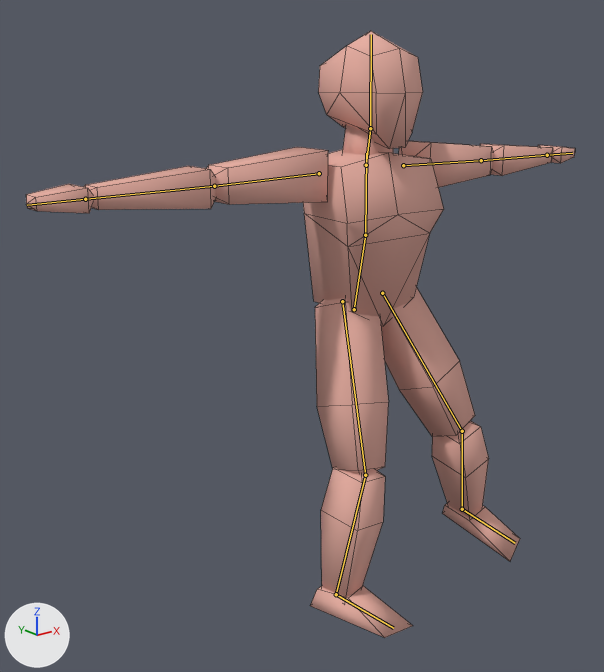
What one commit did to the Blender file Assets/Blender Source/Character.blend.
Camera for both pictures: a camera (50 mm lens) standing at (-1.85, -1.98, 1.7) and looking at (-0.19, 0.1, 0.87). Every picture has the same lights, and +X, +Y and +Z are marked at lower left. Both versions are drawn at frame 15 of the action 'Lower-R'; the numbers are the values there. The bones that bend it are drawn over the model as lines. Mesh edges are drawn as thin lines.

Names of what the first picture shows: 'Player'.
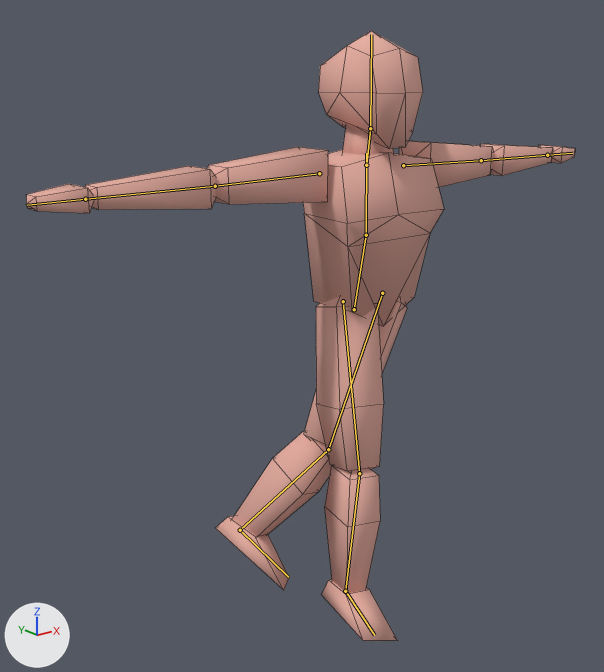
What the commit changed:
Bone 'thigh.L' (bone_thigh_l) turns from (-20, -5, -20) to (4, -34, 21) degrees about its own x, y and z.
Bone 'shin.L' (bone_shin_l) turns from (27, 10, 1) to (20, 12, -4) degrees about its own x, y and z.
Bone 'foot.L' (bone_foot_l) turns from (0, 0, 0) to (-10, -2, 0) degrees about its own x, y and z.
Bone 'thigh.R' (bone_thigh_r) turns from (-19, -1, 11) to (-13, 13, 5) degrees about its own x, y and z.
Bone 'shin.R' (bone_shin_r) turns from (21, -3, -4) to (11, 0, 0) degrees about its own x, y and z.
Bone 'foot.R' (bone_foot_r) turns from (-5, 8, -10) to (0, 0, 0) degrees about its own x, y and z.

Pixel boxes (x1, y1, x2, y2) of what changed, in the pictures (604 x 672 px):
'Player', posed: before (26, 31, 575, 638); after (26, 31, 575, 641)
bone 'thigh.L', root to tip: before (382, 293) to (462, 431); after (382, 293) to (328, 449)
bone 'shin.L', root to tip: before (462, 431) to (462, 509); after (328, 449) to (240, 530)
bone 'foot.L', root to tip: before (462, 509) to (515, 543); after (240, 530) to (288, 577)
bone 'thigh.R', root to tip: before (342, 301) to (365, 475); after (343, 301) to (359, 473)
bone 'shin.R', root to tip: before (365, 475) to (336, 594); after (359, 473) to (345, 591)
bone 'foot.R', root to tip: before (336, 594) to (393, 628); after (345, 591) to (374, 635)
